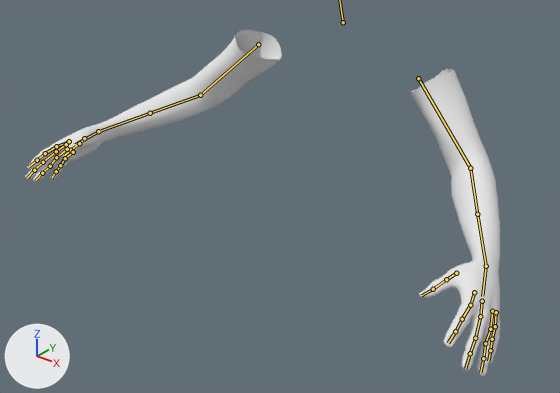
An edit to the Blender file Blender/Arms_Animation_01.blend, drawn before and after from the same camera.
Rendered twice from a 50 mm camera at (0.953, -1.396, 1.891) aimed at (0.032, -0.244, 1.177). The axes (+X, +Y, +Z) are drawn at lower left. The lights are the same throughout. The bones that bend it are drawn over the model as lines.

In view in the first picture: 'you-base.001'.
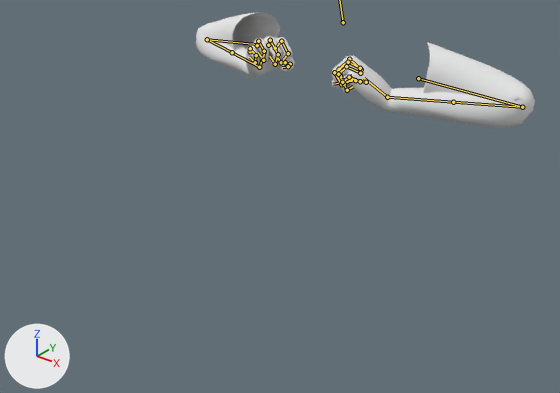
Commit message: Working on animation for cast charge Blender

The newer file adds an action. The first version stands in its rest pose; the second is drawn at frame 30 of the action 'CastCharge'.

Where the change shows, as pixel boxes (x1, y1, x2, y2) in the pictures (560 x 393 px):
'you-base.001', posed (29% narrower, 66% shorter)
    before: (25, 30, 500, 376)
    after: (196, 12, 535, 128)
bone 'hand.R', root to tip
    before: (98, 131) to (75, 144)
    after: (259, 67) to (264, 52)
bone 'palm.01.R', root to tip
    before: (69, 141) to (56, 146)
    after: (275, 48) to (281, 41)
bone 'f_index.01.R', root to tip
    before: (56, 146) to (45, 153)
    after: (281, 41) to (288, 53)
bone 'f_index.02.R', root to tip
    before: (45, 153) to (37, 160)
    after: (288, 53) to (281, 62)
bone 'f_index.03.R', root to tip
    before: (37, 160) to (29, 166)
    after: (281, 62) to (275, 55)
bone 'thumb.01.R', root to tip
    before: (84, 138) to (79, 143)
    after: (285, 62) to (290, 64)
bone 'thumb.02.R', root to tip
    before: (79, 143) to (70, 150)
    after: (290, 64) to (288, 66)
bone 'thumb.03.R', root to tip
    before: (70, 150) to (64, 155)
    after: (288, 66) to (282, 67)
bone 'palm.02.R', root to tip
    before: (66, 144) to (56, 151)
    after: (268, 45) to (270, 40)
bone 'f_middle.01.R', root to tip
    before: (56, 151) to (43, 162)
    after: (270, 40) to (278, 54)
bone 'f_middle.02.R', root to tip
    before: (43, 162) to (34, 170)
    after: (278, 54) to (275, 64)
bone 'f_middle.03.R', root to tip
    before: (34, 170) to (27, 178)
    after: (275, 64) to (269, 56)
bone 'palm.03.R', root to tip
    before: (67, 149) to (56, 157)
    after: (257, 45) to (258, 41)
bone 'f_ring.01.R', root to tip
    before: (56, 157) to (50, 166)
    after: (258, 41) to (264, 51)
bone 'f_ring.02.R', root to tip
    before: (50, 166) to (42, 173)
    after: (264, 51) to (263, 60)
bone 'f_ring.03.R', root to tip
    before: (42, 173) to (36, 180)
    after: (263, 60) to (258, 52)
bone 'f_pinky.01.R', root to tip
    before: (65, 158) to (60, 165)
    after: (250, 48) to (256, 55)
bone 'f_pinky.02.R', root to tip
    before: (60, 165) to (56, 171)
    after: (256, 55) to (255, 62)
bone 'f_pinky.03.R', root to tip
    before: (56, 171) to (52, 177)
    after: (255, 62) to (249, 57)
bone 'hand.L', root to tip
    before: (486, 266) to (482, 296)
    after: (387, 97) to (364, 78)
bone 'palm.01.L', root to tip
    before: (474, 292) to (470, 305)
    after: (361, 69) to (349, 59)
bone 'f_index.01.L', root to tip
    before: (470, 305) to (462, 319)
    after: (349, 59) to (339, 69)
bone 'f_index.02.L', root to tip
    before: (462, 319) to (455, 331)
    after: (339, 69) to (342, 80)
bone 'f_index.03.L', root to tip
    before: (455, 331) to (448, 343)
    after: (342, 80) to (352, 75)
bone 'thumb.01.L', root to tip
    before: (456, 273) to (446, 279)
    after: (366, 82) to (355, 80)
bone 'thumb.02.L', root to tip
    before: (446, 279) to (433, 289)
    after: (355, 80) to (341, 82)
bone 'thumb.03.L', root to tip
    before: (433, 289) to (421, 295)
    after: (341, 82) to (333, 84)
bone 'palm.02.L', root to tip
    before: (482, 301) to (480, 316)
    after: (360, 68) to (348, 62)
bone 'f_middle.01.L', root to tip
    before: (480, 316) to (475, 338)
    after: (348, 62) to (334, 72)
bone 'f_middle.02.L', root to tip
    before: (475, 338) to (470, 353)
    after: (334, 72) to (341, 84)
bone 'f_middle.03.L', root to tip
    before: (470, 353) to (465, 368)
    after: (341, 84) to (352, 79)
bone 'palm.03.L', root to tip
    before: (492, 311) to (490, 329)
    after: (360, 73) to (346, 66)
bone 'f_ring.01.L', root to tip
    before: (490, 329) to (485, 343)
    after: (346, 66) to (338, 74)
bone 'f_ring.02.L', root to tip
    before: (485, 343) to (483, 358)
    after: (338, 74) to (344, 84)
bone 'f_ring.03.L', root to tip
    before: (483, 358) to (480, 372)
    after: (344, 84) to (353, 79)
bone 'f_pinky.01.L', root to tip
    before: (495, 326) to (492, 339)
    after: (349, 77) to (342, 82)
bone 'f_pinky.02.L', root to tip
    before: (492, 339) to (490, 350)
    after: (342, 82) to (347, 90)
bone 'f_pinky.03.L', root to tip
    before: (490, 350) to (488, 361)
    after: (347, 90) to (353, 86)

The edits, one by one:
Bone 'hand.R' (bone_hand_r) turns from (0, 0, 0) to (-72, -34, 38) degrees about its own x, y and z.
Bone 'palm.01.R' (bone_palm_01_r) turns from (0, 0, 0) to (5, 0, 0) degrees about its own x, y and z.
Bone 'f_index.01.R' (bone_f_index_01_r) turns from (0, 0, 0) to (74, -11, -12) degrees about its own x, y and z.
Bone 'f_index.02.R' (bone_f_index_02_r) turns from (0, 0, 0) to (71, -21, -6) degrees about its own x, y and z.
Bone 'f_index.03.R' (bone_f_index_03_r) turns from (0, 0, 0) to (89, -3, 21) degrees about its own x, y and z.
Bone 'thumb.01.R' (bone_thumb_01_r) turns from (0, 0, 0) to (16, -2, -6) degrees about its own x, y and z.
Bone 'thumb.02.R' (bone_thumb_02_r) turns from (0, 0, 0) to (39, 3, -5) degrees about its own x, y and z.
Bone 'thumb.03.R' (bone_thumb_03_r) turns from (0, 0, 0) to (25, -14, 5) degrees about its own x, y and z.
Bone 'palm.02.R' (bone_palm_02_r) moves from (0.0, 0.0, 0.0) to (0.0, -0.002, -0.001).
Bone 'palm.02.R' (bone_palm_02_r) turns from (0, 0, 0) to (5, 0, 0) degrees about its own x, y and z.
Bone 'f_middle.01.R' (bone_f_middle_01_r) turns from (0, 0, 0) to (72, -12, -12) degrees about its own x, y and z.
Bone 'f_middle.02.R' (bone_f_middle_02_r) turns from (0, 0, 0) to (76, -20, -5) degrees about its own x, y and z.
Bone 'f_middle.03.R' (bone_f_middle_03_r) turns from (0, 0, 0) to (91, -5, 21) degrees about its own x, y and z.
Bone 'palm.03.R' (bone_palm_03_r) moves from (0.0, 0.0, 0.0) to (0.0, -0.003, -0.002).
Bone 'palm.03.R' (bone_palm_03_r) turns from (0, 0, 0) to (5, 0, 0) degrees about its own x, y and z.
Bone 'f_ring.01.R' (bone_f_ring_01_r) turns from (0, 0, 0) to (71, -14, -10) degrees about its own x, y and z.
Bone 'f_ring.02.R' (bone_f_ring_02_r) turns from (0, 0, 0) to (78, -18, -7) degrees about its own x, y and z.
Bone 'f_ring.03.R' (bone_f_ring_03_r) turns from (0, 0, 0) to (94, -5, 21) degrees about its own x, y and z.
Bone 'f_pinky.01.R' (bone_f_pinky_01_r) turns from (0, 0, 0) to (72, -14, -10) degrees about its own x, y and z.
Bone 'f_pinky.02.R' (bone_f_pinky_02_r) turns from (0, 0, 0) to (78, -19, -6) degrees about its own x, y and z.
Bone 'f_pinky.03.R' (bone_f_pinky_03_r) turns from (0, 0, 0) to (97, -5, 20) degrees about its own x, y and z.
Bone 'hand.L' (bone_hand_l) turns from (0, 0, 0) to (-66, 30, -37) degrees about its own x, y and z.
Bone 'palm.01.L' (bone_palm_01_l) turns from (0, 0, 0) to (5, 0, 0) degrees about its own x, y and z.
Bone 'f_index.01.L' (bone_f_index_01_l) turns from (0, 0, 0) to (74, 11, 12) degrees about its own x, y and z.
Bone 'f_index.02.L' (bone_f_index_02_l) turns from (0, 0, 0) to (71, 21, 6) degrees about its own x, y and z.
Bone 'f_index.03.L' (bone_f_index_03_l) turns from (0, 0, 0) to (89, 3, -21) degrees about its own x, y and z.
Bone 'thumb.01.L' (bone_thumb_01_l) turns from (0, 0, 0) to (16, 2, 6) degrees about its own x, y and z.
Bone 'thumb.02.L' (bone_thumb_02_l) turns from (0, 0, 0) to (39, -3, 5) degrees about its own x, y and z.
Bone 'thumb.03.L' (bone_thumb_03_l) turns from (0, 0, 0) to (25, 14, -5) degrees about its own x, y and z.
Bone 'palm.02.L' (bone_palm_02_l) moves from (0.0, 0.0, 0.0) to (0.0, -0.002, -0.001).
Bone 'palm.02.L' (bone_palm_02_l) turns from (0, 0, 0) to (5, 0, 0) degrees about its own x, y and z.
Bone 'f_middle.01.L' (bone_f_middle_01_l) turns from (0, 0, 0) to (72, 12, 12) degrees about its own x, y and z.
Bone 'f_middle.02.L' (bone_f_middle_02_l) turns from (0, 0, 0) to (76, 20, 5) degrees about its own x, y and z.
Bone 'f_middle.03.L' (bone_f_middle_03_l) turns from (0, 0, 0) to (91, 5, -21) degrees about its own x, y and z.
Bone 'palm.03.L' (bone_palm_03_l) moves from (0.0, 0.0, 0.0) to (0.0, -0.003, -0.002).
Bone 'palm.03.L' (bone_palm_03_l) turns from (0, 0, 0) to (5, 0, 0) degrees about its own x, y and z.
Bone 'f_ring.01.L' (bone_f_ring_01_l) turns from (0, 0, 0) to (71, 14, 10) degrees about its own x, y and z.
Bone 'f_ring.02.L' (bone_f_ring_02_l) turns from (0, 0, 0) to (78, 18, 7) degrees about its own x, y and z.
Bone 'f_ring.03.L' (bone_f_ring_03_l) turns from (0, 0, 0) to (94, 5, -21) degrees about its own x, y and z.
Bone 'f_pinky.01.L' (bone_f_pinky_01_l) turns from (0, 0, 0) to (72, 14, 10) degrees about its own x, y and z.
Bone 'f_pinky.02.L' (bone_f_pinky_02_l) turns from (0, 0, 0) to (78, 19, 6) degrees about its own x, y and z.
Bone 'f_pinky.03.L' (bone_f_pinky_03_l) turns from (0, 0, 0) to (97, 5, -20) degrees about its own x, y and z.
Bone 'IK.R' (bone_ik_r) moves from (0.0, 0.0, 0.0) to (0.395, -0.066, 0.177).
Bone 'Elbow.R' (bone_elbow_r) moves from (0.0, 0.0, 0.0) to (-0.013, 0.006, 0.038).
Bone 'IK.L' (bone_ik_l) moves from (0.0, 0.0, 0.0) to (-0.396, -0.065, 0.176).
Bone 'Elbow.L' (bone_elbow_l) moves from (0.0, 0.0, 0.0) to (0.013, 0.006, 0.038).
